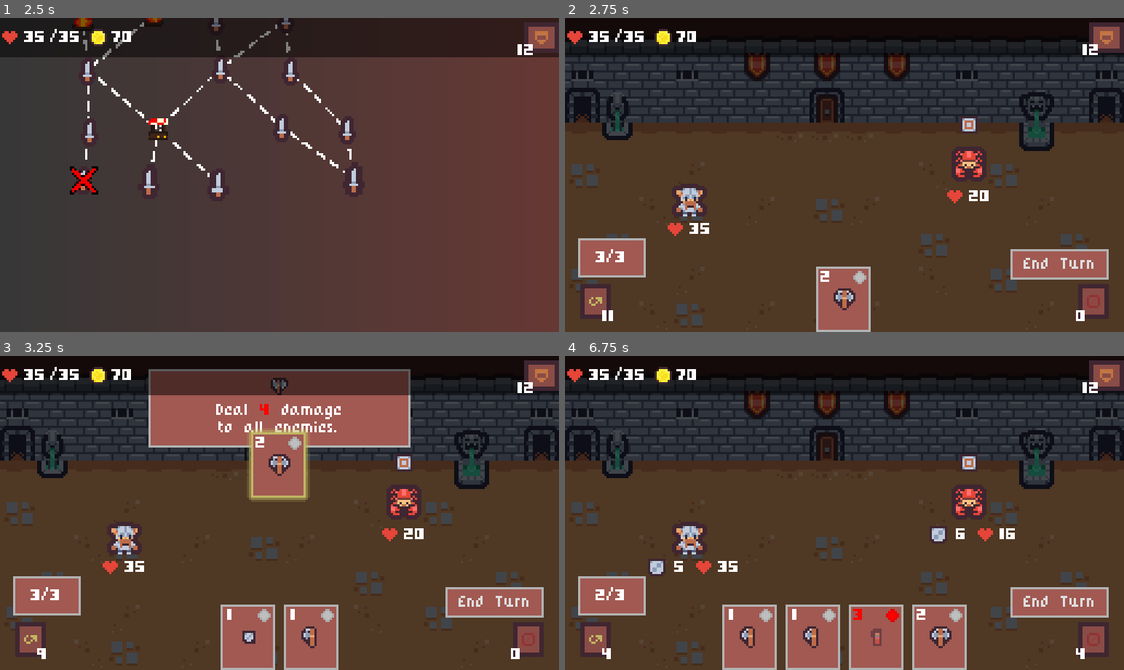
Above: before the commit, frames 1-4 (two rows, left to right).
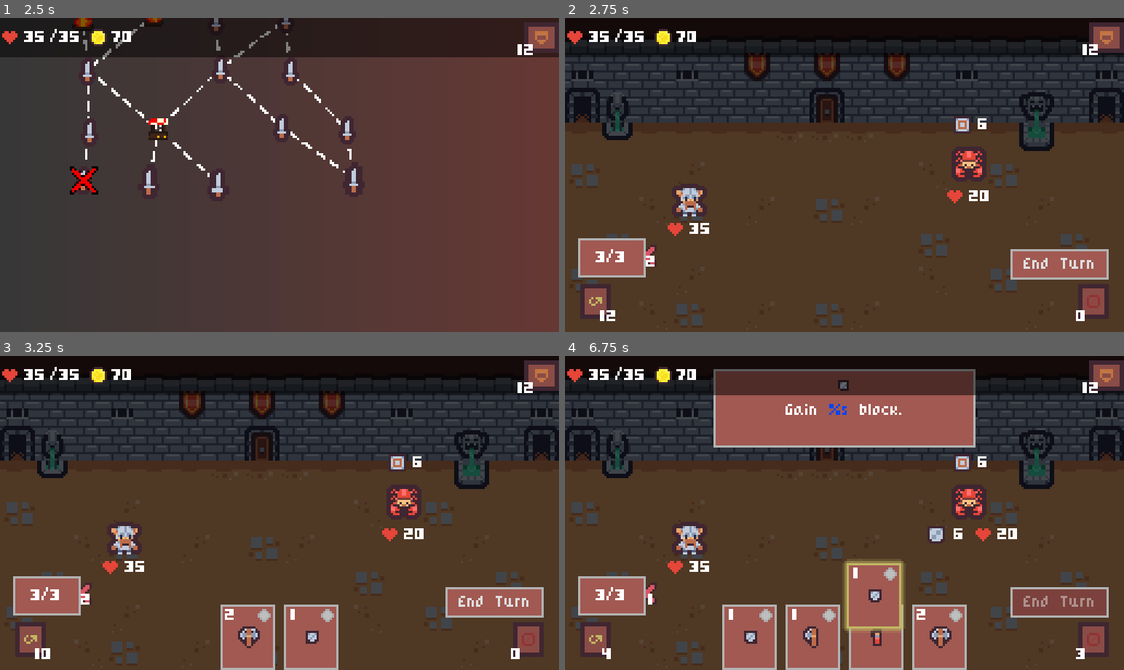
Above: after the commit, the same moments.

Repository: koreem-ahmed/cards-slayer
Game: Godot game, scene res://scenes/Run/run.tscn
Two runs of this game, one before a commit and one after it. Both use one fixed random seed, a clock stepped at 60 frames per second and the inputs below.
Inputs (mouse positions are in pixels of both pictures, inside the frame that each line leads up to):
- Up to frame 1 (2.5 s): click "12" at 0.5 s; click "Back" at 1.25 s; tap Enter at 2 s; drag from (83, 178) to (218, 184) at 2.02 s
- Up to frame 2 (2.75 s): no input
- Up to frame 3 (3.25 s): drag from (279, 638) to (279, 465) at 2.77 s
- Up to frame 4 (6.75 s): move the mouse to (844, 638) at 3.52 s; hold Right 3.53-4.25 s; hold Mouse wheel down (scroll_down) 3.53-4.25 s; click (844, 638) at 3.67 s; click "End Turn" at 4.25 s; click "8" at 5 s; drag from (905, 638) to (967, 503) at 5.77 s; drag from (878, 638) to (872, 513) at 6.52 s

Frame 1 is identical in both runs. In frame 2, 2.2% of the frame differs, in the area x 6-76%, y 31-100%; in frame 3, 14%; in frame 4, 16%, in the area x 5-97%, y 4-97%.

Commit message:
adding the new modified damage to the cards for the warrior also editing some old logics in the card is was like a refactor of the old fucntion

Diff:
--- a/characters/warrior/cards/warrior_axe_attack.gd
+++ b/characters/warrior/cards/warrior_axe_attack.gd
@@ -1,6 +1,20 @@
 extends Card
 
 var base_damage := 6
+
+
+func get_default_toolttip() -> String:
+	return tool_tip_text % base_damage
+
+
+func get_updated_tooltip(player_modifiers: ModifierHandler, enemy_modifiers: ModifierHandler) -> String:
+	var modified_dmg := player_modifiers.get_modified_value(base_damage, Modifier.Type.DMG_DEALT)
+
+	if enemy_modifiers:
+		modified_dmg = enemy_modifiers.get_modified_value(modified_dmg, Modifier.Type.DMG_TAKEN)
+
+	return tool_tip_text % modified_dmg
+
 
 func apply_effects(targets: Array[Node], modifiers: ModifierHandler) -> void:
 	var damage_effect := DamageEffect.new()
--- a/characters/warrior/cards/warrior_axe_attack.tres
+++ b/characters/warrior/cards/warrior_axe_attack.tres
@@ -10,6 +10,6 @@
 target = 1
 cost = 1
 icon = ExtResource("1_ungqh")
-tool_tip_text = "[center]Deal [color=\"ff0000\"]6[/color] damage.[/center]"
+tool_tip_text = "[center]Deal [color=\"ff0000\"]%s[/color] damage.[/center]"
 sound = ExtResource("3_6uoki")
 metadata/_custom_type_script = "uid://di45v77tnde72"
--- a/characters/warrior/cards/warrior_big_slam.gd
+++ b/characters/warrior/cards/warrior_big_slam.gd
@@ -4,6 +4,19 @@
 
 var base_damage := 4
 var exposed_duration := 2
+
+
+func get_default_toolttip() -> String:
+	return tool_tip_text % base_damage
+
+
+func get_updated_tooltip(player_modifiers: ModifierHandler, enemy_modifiers: ModifierHandler) -> String:
+	var modified_dmg := player_modifiers.get_modified_value(base_damage, Modifier.Type.DMG_DEALT)
+
+	if enemy_modifiers:
+		modified_dmg = enemy_modifiers.get_modified_value(modified_dmg, Modifier.Type.DMG_TAKEN)
+
+	return tool_tip_text % modified_dmg
 
 
 func apply_effects(targets: Array[Node], modifiers: ModifierHandler) -> void:
--- a/characters/warrior/cards/warrior_big_slam.tres
+++ b/characters/warrior/cards/warrior_big_slam.tres
@@ -12,6 +12,6 @@
 cost = 2
 exhausts = true
 icon = ExtResource("1_odk1c")
-tool_tip_text = "[center]Deal [color=\"ff0000\"]10[/color] damage and apply 2 [color=\"ffdf00\"]Exposed[/color].[/center]"
+tool_tip_text = "[center]Deal [color=\"ff0000\"]%s[/color] damage and apply 2 [color=\"ffdf00\"]Exposed[/color].[/center]"
 sound = ExtResource("3_jtyte")
 metadata/_custom_type_script = "uid://di45v77tnde72"
--- a/characters/warrior/cards/warrior_block.gd
+++ b/characters/warrior/cards/warrior_block.gd
@@ -1,8 +1,16 @@
 extends Card
 
+var base_block := 5
+
+
+func get_default_toolttip() -> String:
+	return tool_tip_text % base_block
+
+func get_updated_tooltip(_player_modifiers: ModifierHandler, _enemy_modifiers: ModifierHandler) -> String:
+	return tool_tip_text % base_block
 
 func apply_effects(targets: Array[Node], _modifiers: ModifierHandler) -> void:
 	var block_effect := BlockEffect.new()
-	block_effect.amount = 5
+	block_effect.amount = base_block
 	block_effect.sound = sound
 	block_effect.execute(targets)
--- a/characters/warrior/cards/warrior_block.tres
+++ b/characters/warrior/cards/warrior_block.tres
@@ -10,6 +10,6 @@
 type = 1
 cost = 1
 icon = ExtResource("1_5nea4")
-tool_tip_text = "[center]Gain [color=\"0044ff\"]5[/color] block.[/center]"
+tool_tip_text = "[center]Gain [color=\"0044ff\"]%s[/color] block.[/center]"
 sound = ExtResource("3_1eir7")
 metadata/_custom_type_script = "uid://di45v77tnde72"
--- a/characters/warrior/cards/warrior_slash.gd
+++ b/characters/warrior/cards/warrior_slash.gd
@@ -1,6 +1,19 @@
 extends Card
 
 var base_damage := 4
+
+
+func get_default_toolttip() -> String:
+	return tool_tip_text % base_damage
+
+
+func get_updated_tooltip(player_modifiers: ModifierHandler, enemy_modifiers: ModifierHandler) -> String:
+	var modified_dmg := player_modifiers.get_modified_value(base_damage, Modifier.Type.DMG_DEALT)
+
+	if enemy_modifiers:
+		modified_dmg = enemy_modifiers.get_modified_value(modified_dmg, Modifier.Type.DMG_TAKEN)
+
+	return tool_tip_text % modified_dmg
 
 
 func apply_effects(targets: Array[Node], modifiers: ModifierHandler) -> void:
--- a/characters/warrior/cards/warrior_slash.tres
+++ b/characters/warrior/cards/warrior_slash.tres
@@ -7,10 +7,13 @@
 [resource]
 script = ExtResource("2_eofgd")
 id = "warrior_slash"
+type = null
+rarity = null
 target = 2
 cost = 2
+exhausts = null
 icon = ExtResource("1_eofgd")
-tool_tip_text = "[center]Deal [color=\"ff0000\"]4 [/color]damage
+tool_tip_text = "[center]Deal [color=\"ff0000\"]%s [/color]damage
 to all enemies.[/center]"
 sound = ExtResource("3_xnxb8")
 metadata/_custom_type_script = "uid://di45v77tnde72"
--- a/enemies/bat/bat_attack_action.gd
+++ b/enemies/bat/bat_attack_action.gd
@@ -2,15 +2,6 @@
 
 
 @export var damage := 4
-
-
-func update_intent_text() -> void:
-	var player := target as Player
-	if not player:
-		return
-
-	var modified_dmg := player.modifier_handler.get_modified_value(damage, Modifier.Type.DMG_TAKEN)
-	intent.current_text = intent.base_text % modified_dmg
 
 
 func perform_action() -> void:
@@ -36,3 +27,12 @@
 		func():
 			Events.enemy_action_completed.emit(enemy)
 	)
+
+
+func update_intent_text() -> void:
+	var player := target as Player
+	if not player:
+		return
+
+	var modified_dmg := player.modifier_handler.get_modified_value(damage, Modifier.Type.DMG_TAKEN)
+	intent.current_text = intent.base_text % modified_dmg
--- a/enemies/crab/crab_attack_action.gd
+++ b/enemies/crab/crab_attack_action.gd
@@ -2,15 +2,6 @@
 
 
 @export var damage := 9
-
-
-func update_intent_text() -> void:
-	var player := target as Player
-	if not player:
-		return
-
-	var modified_dmg := player.modifier_handler.get_modified_value(damage, Modifier.Type.DMG_TAKEN)
-	intent.current_text = intent.base_text % modified_dmg
 
 
 func perform_action() -> void:
@@ -34,3 +25,13 @@
 		func ():
 			Events.enemy_action_completed.emit(enemy)
 	)
+
+
+
+func update_intent_text() -> void:
+	var player := target as Player
+	if not player:
+		return
+
+	var modified_dmg := player.modifier_handler.get_modified_value(damage, Modifier.Type.DMG_TAKEN)
+	intent.current_text = intent.base_text % modified_dmg
--- a/resources/card.gd
+++ b/resources/card.gd
@@ -59,3 +59,11 @@
 
 func apply_effects(_targets: Array[Node], _modifiers: ModifierHandler) -> void:
 	pass
+
+
+func get_default_toolttip() -> String:
+	return tool_tip_text
+
+
+func get_updated_tooltip(_player_modifiers: ModifierHandler, _enemy_modifiers: ModifierHandler) -> String:
+	return tool_tip_text
--- a/scenes/Enemy/enemy.gd
+++ b/scenes/Enemy/enemy.gd
@@ -23,8 +23,7 @@
 
 func set_current_action(value: EnemyAction) -> void:
 	current_action = value
-	if current_action:
-		intent_ui.update_intent(current_action.intent)
+	update_intent()
 
 
 func set_enemy_stats(value: EnemyStats) -> void:
@@ -76,6 +75,13 @@
 	update_stats()
 
 
+func update_intent() -> void:
+	if current_action:
+		current_action.update_intent_text()
+		intent_ui.update_intent(current_action.intent)
+
+
+
 func do_turn() -> void:
 	stats.block = 0
 
--- a/scenes/Enemy/enemy_handler.gd
+++ b/scenes/Enemy/enemy_handler.gd
@@ -9,6 +9,7 @@
 func _ready() -> void:
 	Events.enemy_died.connect(on_enemy_died)
 	Events.enemy_action_completed.connect(on_enemy_action_completed)
+	Events.player_hand_draw.connect(on_player_hand_drawn)
 
 
 func setup_enemies(battle_stats: BattleStats) -> void:
@@ -74,3 +75,8 @@
 
 func on_enemy_action_completed(enemy: Enemy) -> void:
 	enemy.status_handler.apply_statuses_by_type(Status.Type.END_OF_TURN)
+
+
+func on_player_hand_drawn() -> void:
+	for enemy: Enemy in get_children():
+		enemy.update_intent()
--- a/scenes/Player/player.gd
+++ b/scenes/Player/player.gd
@@ -11,6 +11,12 @@
 @onready var stats_ui: StatsUI = $StatsUI
 @onready var status_handler: StatusHandler = $StatusHandler
 @onready var modifier_handler: ModifierHandler = $"Modifier Handler"
+
+
+func _ready() -> void:
+	var exposed := preload("res://statuses/exposed.tres").duplicate()
+	exposed.duration = 3
+	status_handler.add_status(exposed)
 
 
 func set_character_stats(value: CharacterStats) -> void:
--- a/script_templates/Node/card_template.gd
+++ b/script_templates/Node/card_template.gd
@@ -5,5 +5,14 @@
 
 @export var optional_sound: AudioStream
 
+
+func get_default_toolttip() -> String:
+	return tool_tip_text
+
+
+func get_updated_tooltip(_player_modifiers: ModifierHandler, _enemy_modifiers: ModifierHandler) -> String:
+	return tool_tip_text
+
+
 func apply_effects(_targets: Array[Node], _modifiers: ModifierHandler) -> void:
 	print("make the main funciton here")
Not shown, added: scenes/Run/run.tscn9390434907.tmp
Not shown, added: scenes/Run/run.tscn9409390995.tmp
